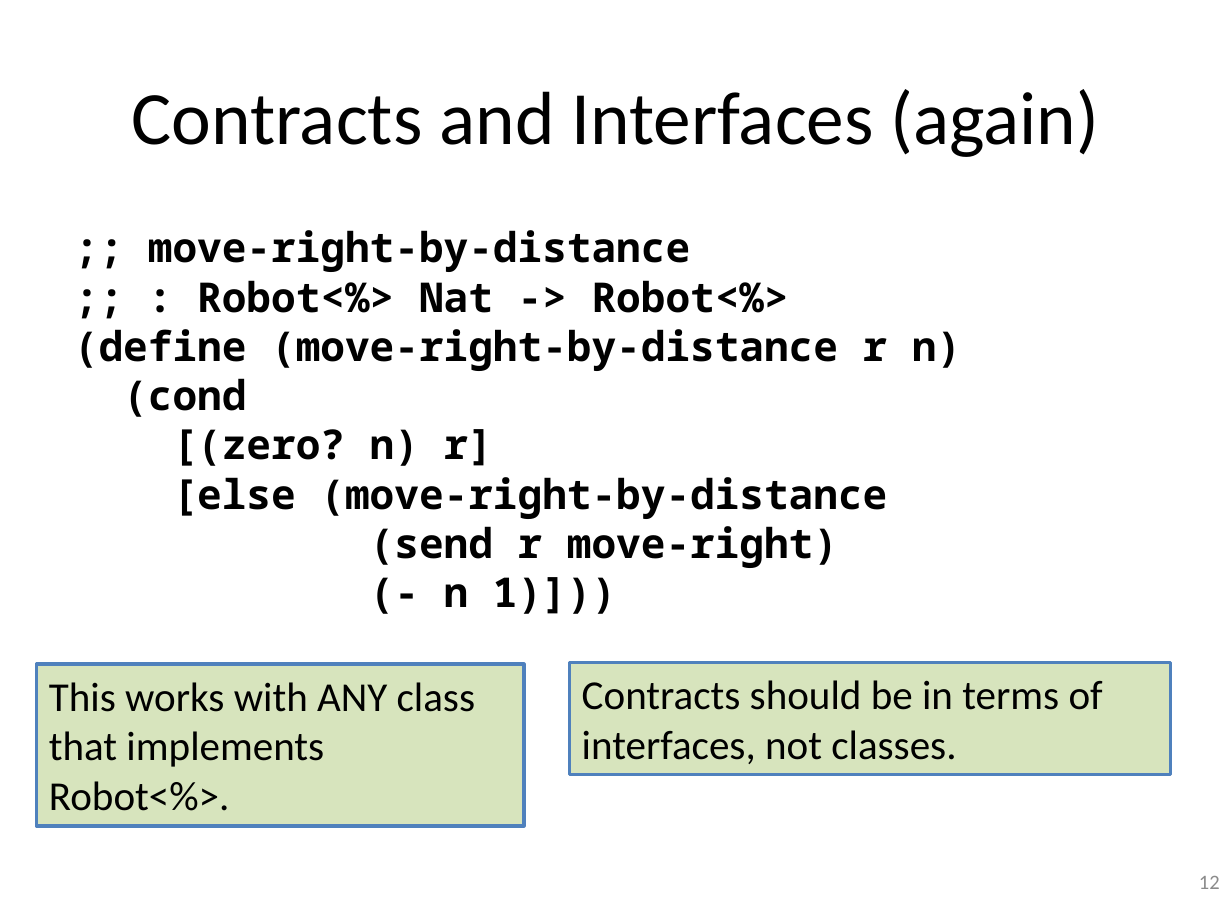
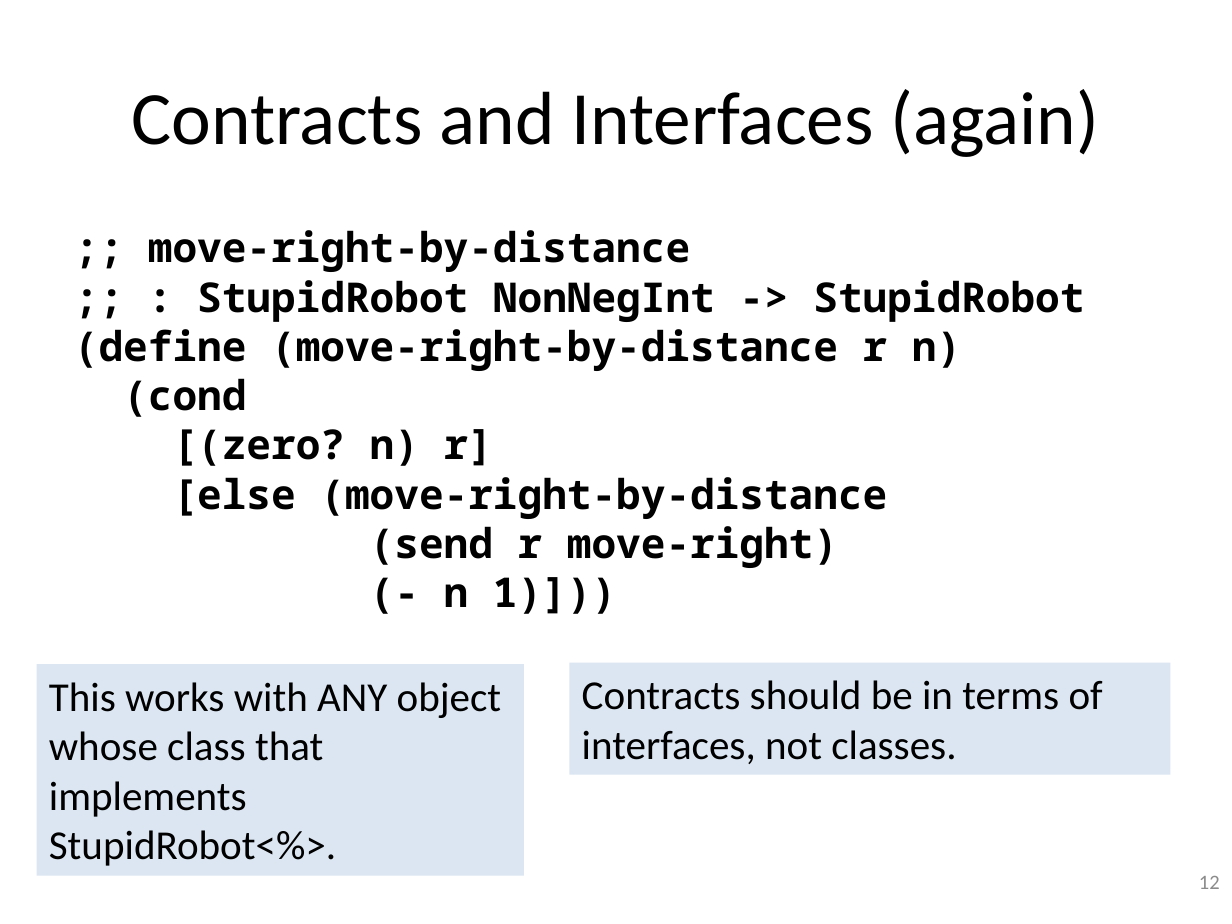
Before and after one commit to mwand/cs5010f16, a slide deck: slide 12 of Slides/Lesson 9.4 Testing Simple Objects.pptx. Drawn at 1232x924 pixels with LibreOffice and Linux fonts; fonts in the diff are those of the drawing. Boxes give left, top, right and bottom in pixels: in the first picture for what was removed or moved away, otherwise in the second. Text is boxed around its words. In the diff, an @@ line names an element or a change of style, - is before the commit and + after.

```diff
--- a/Slides/Lesson 9.4 Testing Simple Objects.pptx
+++ b/Slides/Lesson 9.4 Testing Simple Objects.pptx
@@ text at (197,280,1084,322): text changed @@
-;; : Robot<%> Nat -> Robot<%>
+;; : StupidRobot NonNegInt -> StupidRobot
@@ rectangle "This works with ANY object ..." at (37,664,525,876): fill #D7E4BD to #DCE6F2; outline #4F81BD 2 pt to none @@
@@ rectangle "This works with ANY object ...": place and size @@
-rectangle "This works with ANY object ..." at (37,664,525,825)
+rectangle "This works with ANY object ..." at (37,664,525,876)
@@ text in rectangle at (49,682,502,866): text changed @@
-This works with ANY class that implements Robot<%>.
+This works with ANY object whose class that implements StupidRobot<%>.
@@ rectangle "Contracts should be in terms ..." at (569,663,1170,775): fill #D7E4BD to #DCE6F2; outline #4F81BD 2 pt to none @@
```
Also in this commit, not shown: 9 other slides changed, 8 other files.
